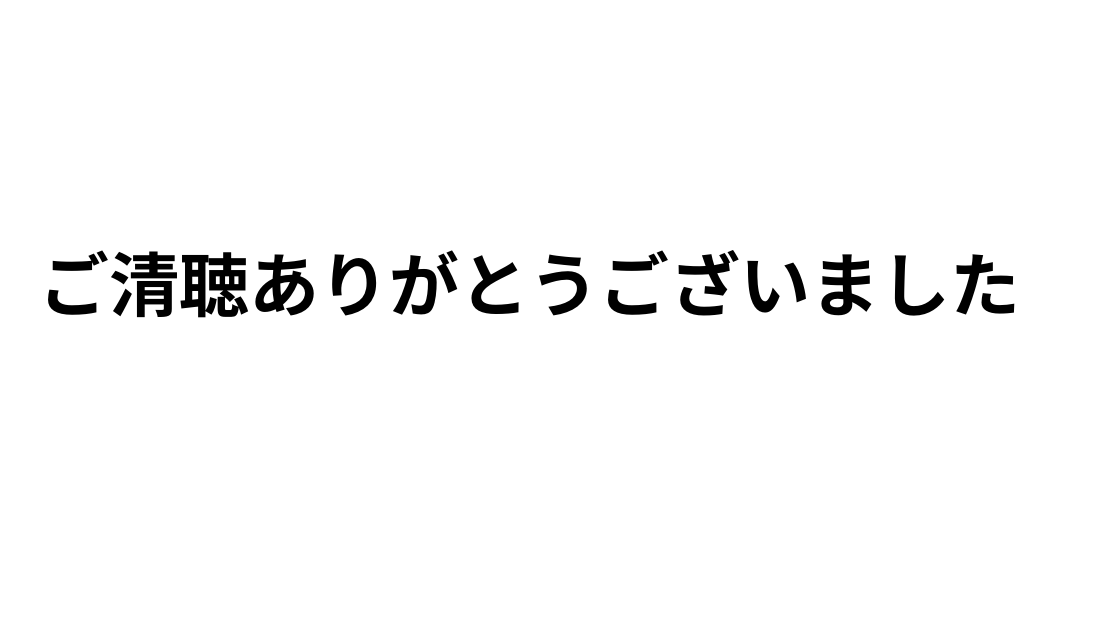
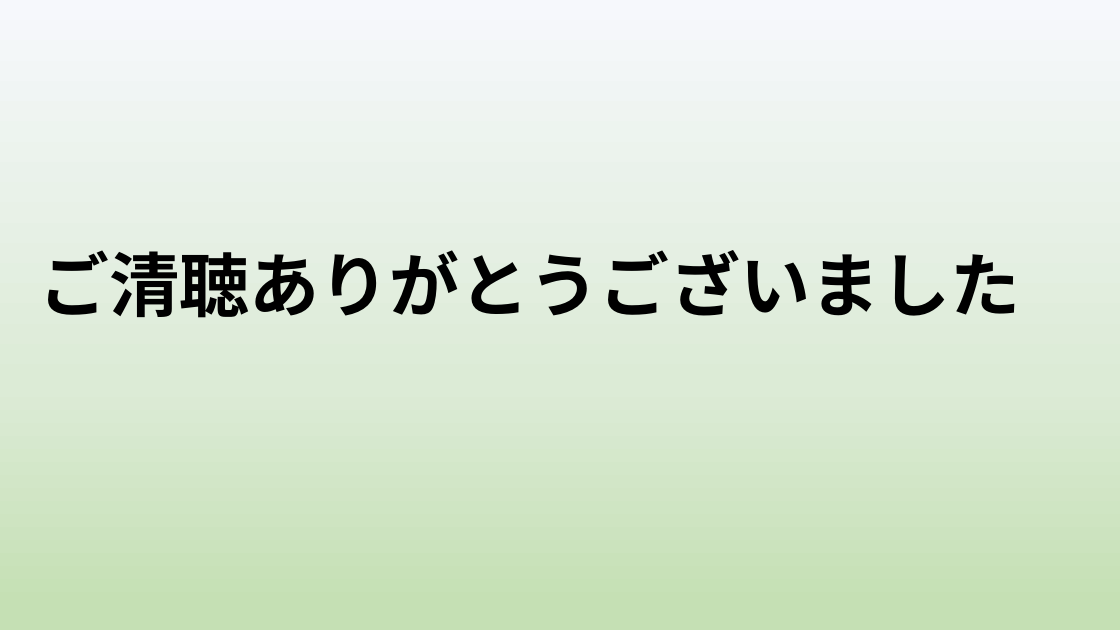
Before and after one commit to yoshitake266/bitComposer_prj, a slide deck: slide 10 of presentation/bit Composer2.pptx (slide 16 before the commit). Drawn at 1120x630 pixels with LibreOffice and Linux fonts; fonts in the diff are those of the drawing. Boxes give left, top, right and bottom in pixels: in the first picture for what was removed or moved away, otherwise in the second. Text is boxed around its words. In the diff, an @@ line names an element or a change of style, - is before the commit and + after.

```diff
--- a/presentation/bit Composer2.pptx
+++ b/presentation/bit Composer2.pptx
@@ background #FFFFFF to gradient #F6F8FC to #DCEBD6 to #C5E0B4 @@
```
Also in this commit, not shown: 8 other slides changed, 1 slide added, 7 slides removed.
